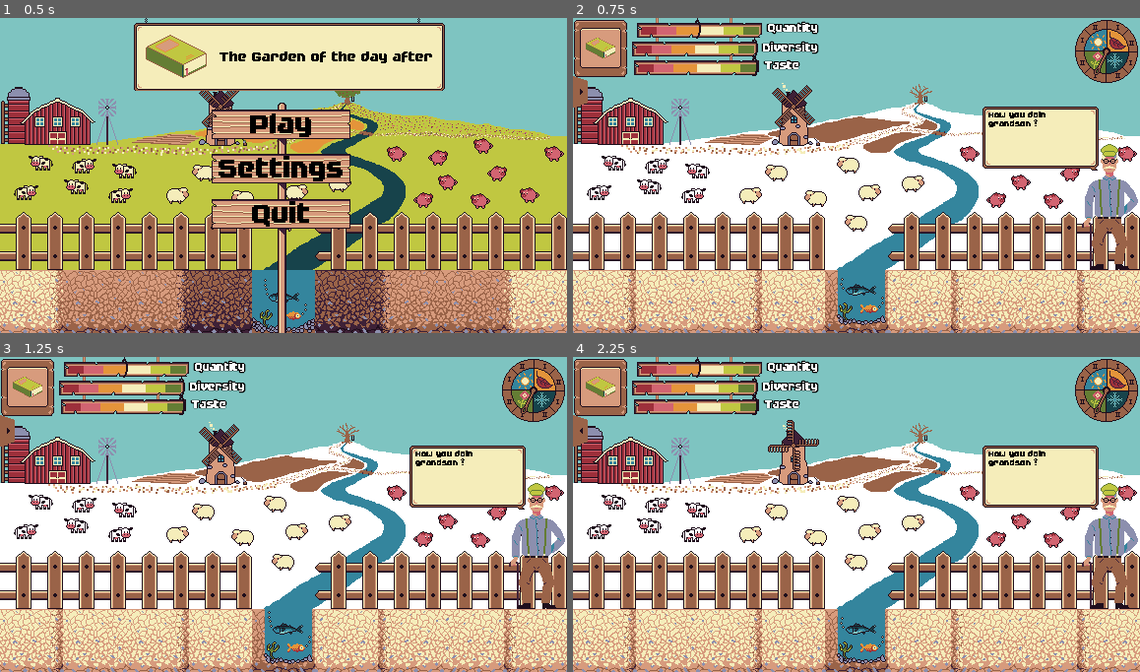
Above: before the commit, frames 1-4 (two rows, left to right).
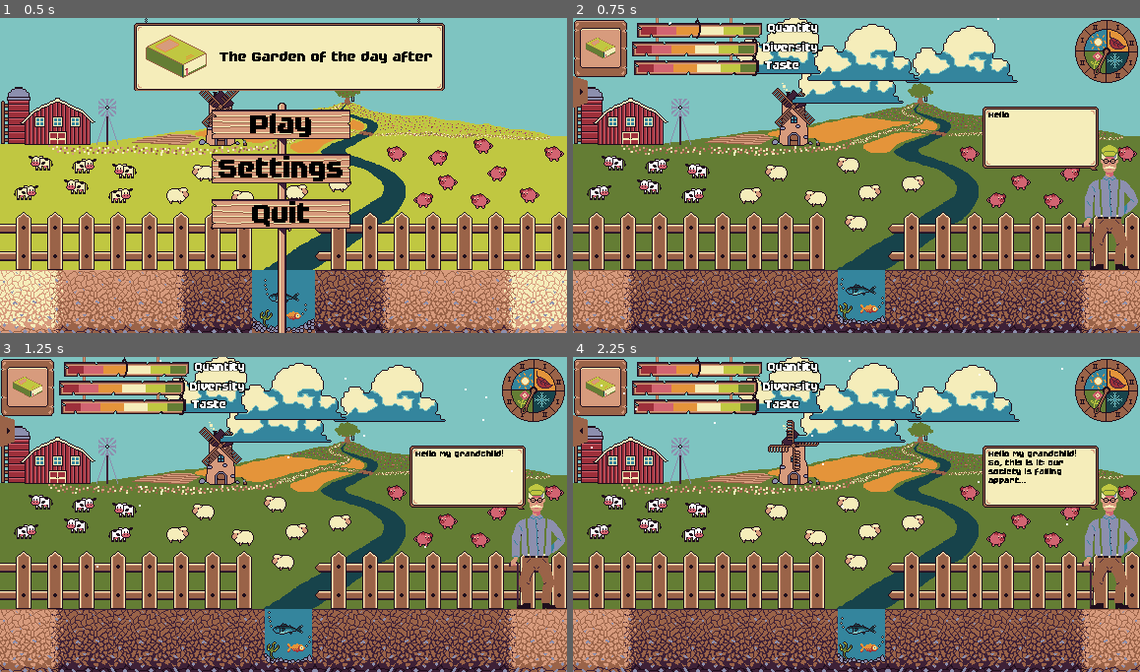
Above: after the commit, the same moments.

Repository: JustAlternate/Regenerative_Game_Jam
Game: Godot game, scene res://Scenes/menu.tscn
The game is run twice, just before and just after one commit, with the same random seed, the same clock (stepped at 60 frames per second) and the same inputs.
Inputs (mouse positions are in pixels of both pictures, inside the frame that each line leads up to):
- Up to frame 1 (0.5 s): no input
- Up to frame 2 (0.75 s): click "Play" at 0.5 s
- Up to frame 3 (1.25 s): no input
- Up to frame 4 (2.25 s): click (590, 429) at 1.25 s; click (1037, 479) at 2.02 s

Frame 1 is identical in both runs. In frame 2, 52% of the frame differs, in the area x 0-100%, y 0-100%; in frame 3, 52%; in frame 4, 52%.
Error before the commit: Parse Error: Expected type specifier after "is". (res://Scripts/dialogue_grand_pere.gd:179)

Commit message:
correction grandpa

Diff:
--- a/Scenes/dialogue_grand_pere.tscn
+++ b/Scenes/dialogue_grand_pere.tscn
@@ -28,13 +28,7 @@
 [node name="Dialogue_grand_pere" type="Node2D"]
 position = Vector2(200, 200)
 script = ExtResource("1_5a700")
-largeur_bulle_texte = null
-hauteur_bulle_texte = null
 text = "Le scale c'est la vie"
-taille_police = null
-time_betwen_carac = null
-time_betwen_dialogue = null
-time_after_dialogue = null
 
 [node name="Sprite2D" type="Sprite2D" parent="."]
 texture_filter = 1
--- a/Scripts/dialogue_grand_pere.gd
+++ b/Scripts/dialogue_grand_pere.gd
@@ -176,7 +176,7 @@
 		await get_tree().create_timer(time_betwen_carac).timeout
 
 func grandpa_talk(text):
-	if not text is in dialogue_queue:
+	if not(text in dialogue_queue):
 		dialogue_queue.append(text)
 
 func grandpa_start_talk():
Not shown: 1 places in Scenes/home.tscn that only renumber resources
